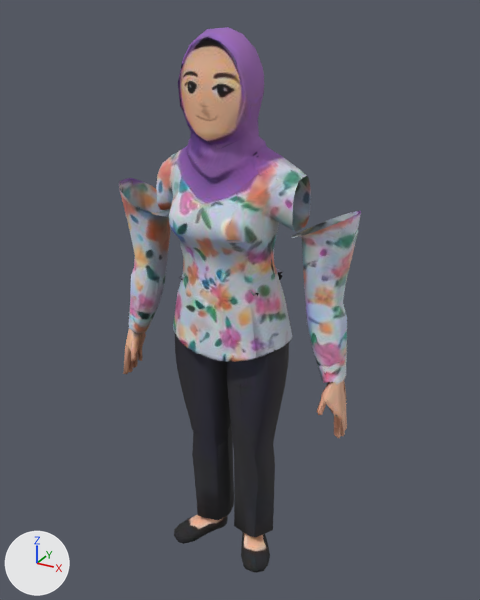
The glTF model assets/models/npc_ibu.glb: old version first, new version second.
Rendered twice from a 50 mm lens placed at (0.851, -1.482, 1.601), pointed at (0.015, 0.038, 0.841). The axes (+X, +Y, +Z) are drawn at lower left. The lights are the same throughout. The picture after the commit comes second. Where no turn or scale is listed for an object, it has been applied to the vertices. Vertices at exactly the same position are counted once.

Before the edit, the objects in view are built like this:
```python
me_model_002 = bpy.data.meshes.new('model.002')
me_model_002.from_pydata(...)  # 430 vertices, 523 faces; spans x -0.094..0.078, y -0.112..0.136, z -0.733..0.0
me_model_002.materials.append(mat_model)  # picture img_texture_diffuse
me_model_003 = bpy.data.meshes.new('model.003')
me_model_003.from_pydata(...)  # 723 vertices, 887 faces; spans x -0.203..0.203, y -0.136..0.133, z 0.0..0.596
me_model_003.materials.append(mat_model)  # picture img_texture_diffuse
me_model_005 = bpy.data.meshes.new('model.005')
me_model_005.from_pydata(...)  # 486 vertices, 557 faces; spans x -0.276..0.216, y -0.057..0.117, z -0.47..0.153
me_model_005.materials.append(mat_model)  # picture img_texture_diffuse
me_model_006 = bpy.data.meshes.new('model.006')
me_model_006.from_pydata(...)  # 501 vertices, 563 faces; spans x -0.215..0.276, y -0.059..0.118, z -0.47..0.153
me_model_006.materials.append(mat_model)  # picture img_texture_diffuse
ob_arm_l = bpy.data.objects.new('arm_l', me_model_005)
ob_arm_l.location = (0.153, -0.011, 0.997)
ob_arm_r = bpy.data.objects.new('arm_r', me_model_006)
ob_arm_r.location = (-0.153, -0.011, 0.997)
ob_leg_r = bpy.data.objects.new('leg_r', me_model_002)
ob_leg_r.location = (-0.078, 0.0, 0.733)
ob_torso = bpy.data.objects.new('torso', me_model_003)
ob_torso.location = (0.0, 0.0, 0.733)
# also in view: 'head' at (0.0, -0.018, 1.445); 'leg_l' at (0.086, 0.012, 0.367)
```
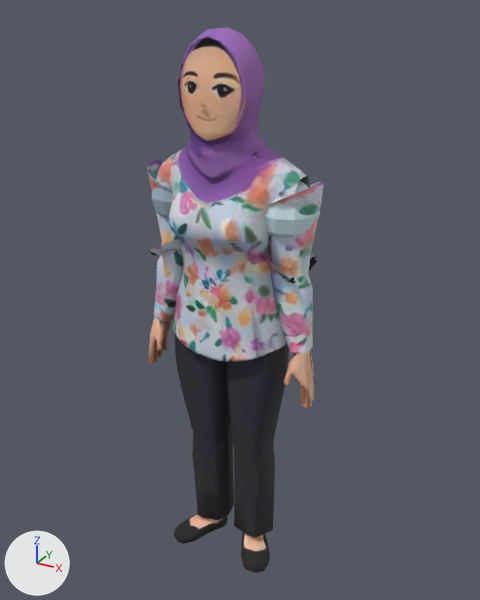
Location of each change, [x1, y1, x2, y2] in pixels of the pictures (480 x 600 px):
'torso', reshaped (8% wider)
    before: [156, 127, 311, 359]
    after: [152, 127, 320, 359]
'arm_l', moved
    before: [180, 211, 361, 438]
    after: [148, 181, 324, 409]
'arm_r', moved
    before: [119, 178, 282, 374]
    after: [147, 160, 317, 365]
part 1 of me_model_003, added
    after: [264, 181, 320, 238]
part 2 of me_model_003, added (blue)
    after: [152, 177, 173, 219]

Diff of the bpy script that builds the scene:
```diff
--- a/assets/models/npc_ibu.glb.py
+++ b/assets/models/npc_ibu.glb.py
@@ me_model_003 @@
 # used by ob_torso; location = (0.0, 0.0, 0.733)
-me_model_003.from_pydata(...)  # 723 vertices, 887 faces; spans x -0.203..0.203, y -0.136..0.133, z 0.0..0.596
+me_model_003.from_pydata(...)  # 827 vertices, 1087 faces; spans x -0.243..0.243, y -0.136..0.133, z 0.0..0.596
+# me_model_003 part 1: a new loose piece, a UV sphere (10 segments, 6 rings, poles along z) spanning x 0.088..0.243, y -0.061..0.101, z 0.313..0.475, in mat_model (picture img_texture_diffuse)
+# me_model_003 part 2: a new loose piece, a UV sphere (10 segments, 6 rings, poles along z) spanning x -0.243..-0.088, y -0.061..0.101, z 0.313..0.475, in mat_model (picture img_texture_diffuse)
 me_model_003.materials.append(mat_model)
@@ me_model_005 @@
 # used by ob_arm_l; location = (0.153, -0.011, 0.997)
-me_model_005.from_pydata(...)  # 486 vertices, 557 faces; spans x -0.276..0.216, y -0.057..0.117, z -0.47..0.153
+me_model_005.from_pydata(...)  # 486 vertices, 557 faces; spans x -0.376..0.115, y -0.088..0.086, z -0.519..0.104
+# me_model_005 part 3: the whole mesh is moved by (-0.1, -0.031, -0.049)
 me_model_005.materials.append(mat_model)
@@ me_model_006 @@
 # used by ob_arm_r; location = (-0.153, -0.011, 0.997)
-me_model_006.from_pydata(...)  # 501 vertices, 563 faces; spans x -0.215..0.276, y -0.059..0.118, z -0.47..0.153
+me_model_006.from_pydata(...)  # 501 vertices, 563 faces; spans x -0.115..0.376, y -0.09..0.087, z -0.519..0.104
+# me_model_006 part 4: the whole mesh is moved by (0.1, -0.031, -0.049)
 me_model_006.materials.append(mat_model)
@@ ob_arm_l @@
 ob_arm_l = bpy.data.objects.new('arm_l', me_model_005)
-ob_arm_l.location = (0.153, -0.011, 0.997)
+ob_arm_l.location = (0.153, 0.02, 1.109)
@@ ob_arm_r @@
 ob_arm_r = bpy.data.objects.new('arm_r', me_model_006)
-ob_arm_r.location = (-0.153, -0.011, 0.997)
+ob_arm_r.location = (-0.153, 0.02, 1.109)
```
